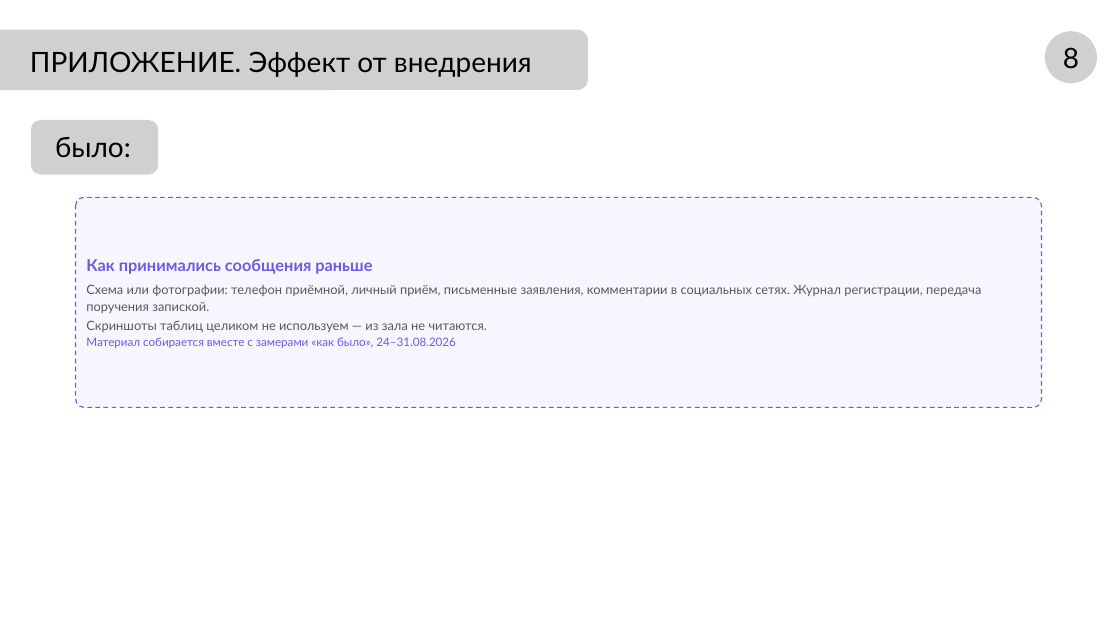
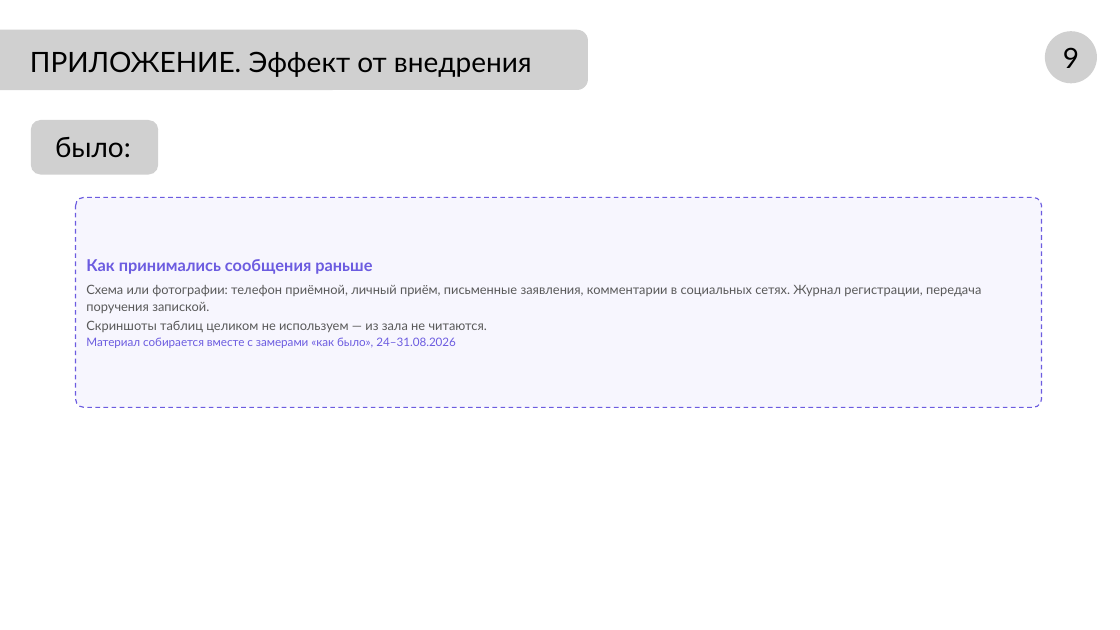
Before and after one commit to NiceGenn/Team-28-progress, a slide deck: slide 10 of файлы/prezentaciya-chernovik.pptx (slide 9 before the commit). Drawn at 1120x630 pixels with LibreOffice and Linux fonts; fonts in the diff are those of the drawing; grey boxes stand for pictures. Boxes give left, top, right and bottom in pixels: in the first picture for what was removed or moved away, otherwise in the second. Text is boxed around its words. In the diff, an @@ line names an element or a change of style, - is before the commit and + after.

```diff
--- a/файлы/prezentaciya-chernovik.pptx
+++ b/файлы/prezentaciya-chernovik.pptx
@@ text at (1063, 47, 1079, 68): text changed @@
-8
+9
```
Also in this commit, not shown: 5 other slides changed, 1 slide added, 1 slide removed, 12 other files.
